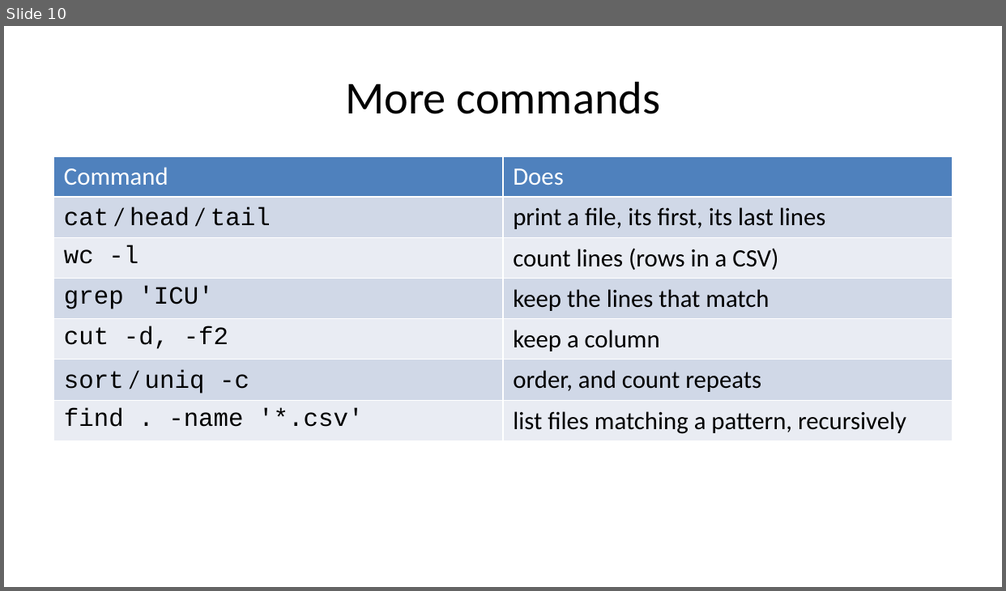
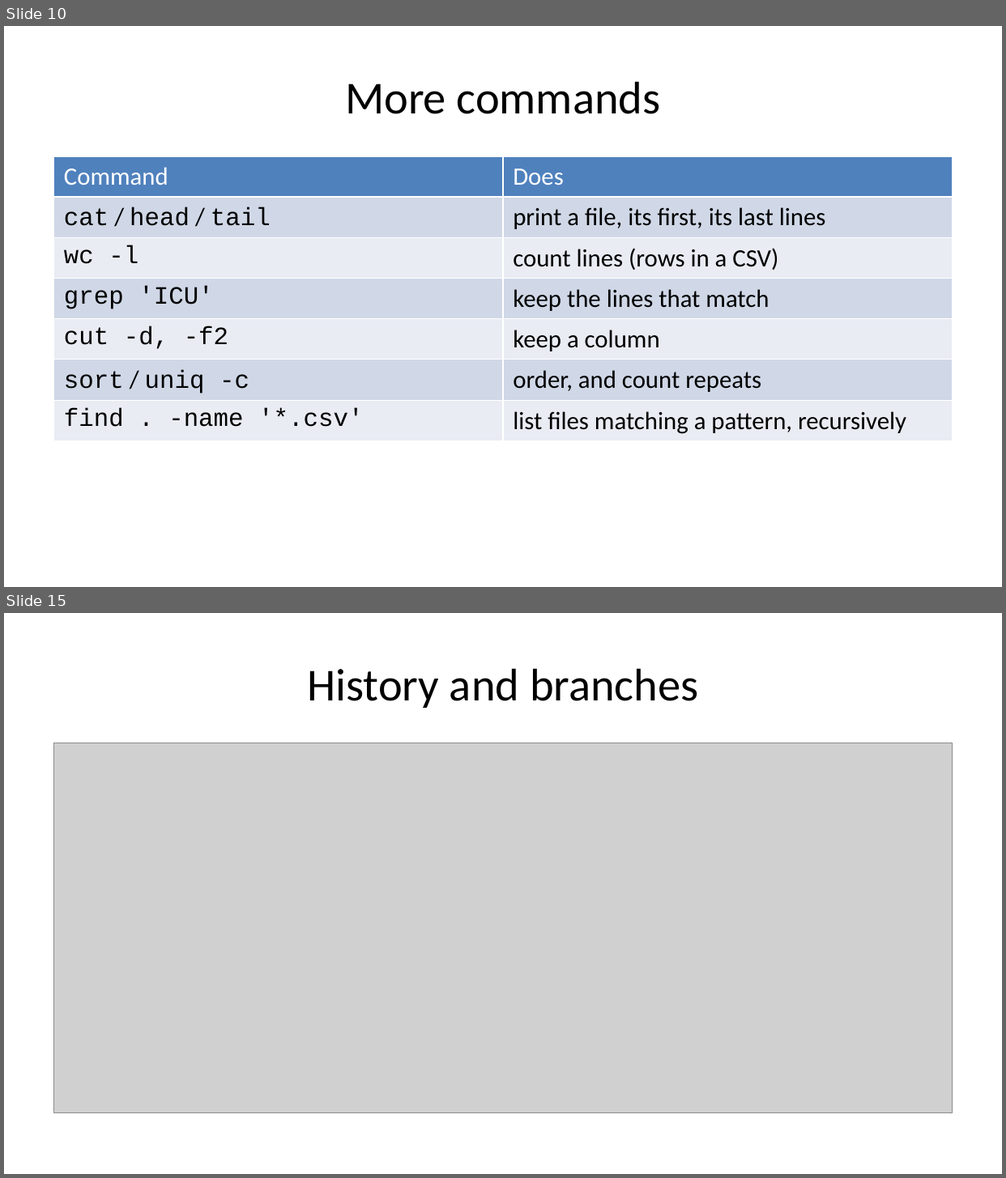
Before and after one commit to MICS-Lab/MS_SanteNum2026, a slide deck: Programming01/Session02/slides.pptx. Shown one above the other, each under a label of ours: slide 10 before the commit, slides 10 and 15 after it; the slides between them are not shown. The pictures are 1006x591 and 1006x1178 pixels, drawn with LibreOffice and Linux fonts; fonts in the diff are those of the drawing; grey boxes stand for pictures. Boxes give left, top, right and bottom in pixels: in the first picture for what was removed or moved away, otherwise in the second. Text is boxed around its words. In the diff, an @@ line names an element or a change of style, - is before the commit and + after.

```diff
--- a/Programming01/Session02/slides.pptx
+++ b/Programming01/Session02/slides.pptx
@@ slide 15 added at (4,613,1002,1174), background #FFFFFF @@
@@ title added at (307,668,698,708), 33 pt, text #000000 @@
+History and branches
@@ picture added at (54,743,952,1114) @@
```
Also in this commit, not shown: 1 slide changed, 7 other slides added, 1 other file.
